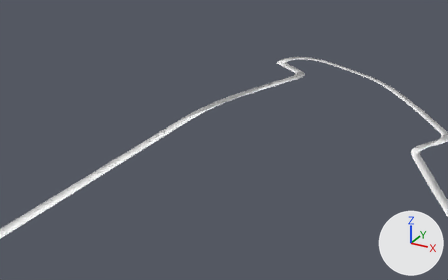
A saved change to the COLLADA model src/Sim/Sim/assets/circuit-gilles-villeneuve.dae.
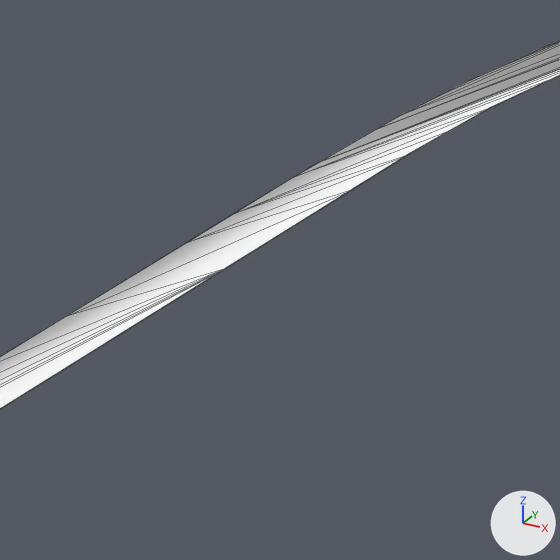
There are two pictures of each version: one from a camera (50 mm lens) standing at (424.0, 1044.0, 283.0) and looking at (93.0, 1646.0, -18.0), one close up on the part from 30% to 48% of the width and 34% to 64% of the height. Lighting does not change. The marker at lower right points along +X, +Y and +Z. The close-ups show mesh edges as thin lines. Where no turn or scale is listed for an object, it has been applied to the vertices.

Objects in the first close-up: 'group_0'.
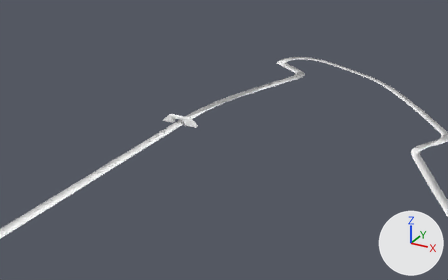
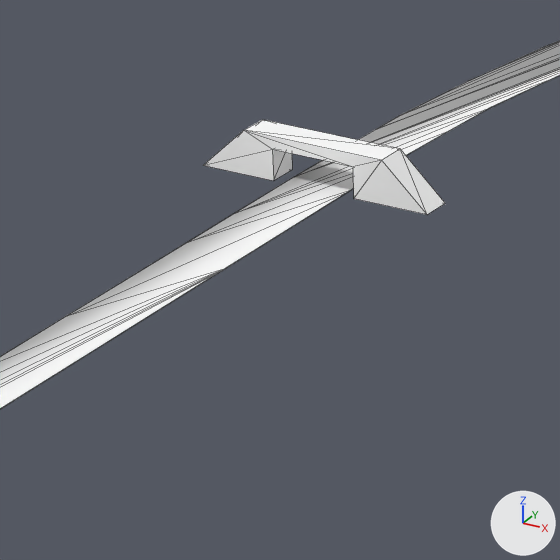
Where the change shows, as pixel boxes [x1, y1, x2, y2] in the close-ups (560 x 560 px):
'group_1', added
    after: [204, 120, 445, 215]

Edits to the bpy script that builds the scene:
```text
Add me_group_1:
    me_group_1.from_pydata([(-15.2, 6.3, 0.0), (0.0, 0.0, 0.0), (-15.2, 0.2, 0.0), (0.1, 6.1, 0.0), (-9.1, 6.2, 8.5), (-9.1, 0.1, 8.5), (-47.5, 0.5, 0.0), (-32.3, 0.3, 6.1), (-32.3, 0.3, 0.0), (-38.4, 0.4, 8.5), (-15.2, 0.2, 6.1), (-15.2, 6.3, 6.1), (-47.5, 6.6, 0.0), (-32.2, 6.4, 6.1), (-32.2, 6.4, 0.0), (-38.3, 6.5, 8.5)], [], [(0, 1, 2), (1, 0, 3), (1, 4, 5), (4, 1, 3), (7, 10, 9), (9, 10, 5), (10, 2, 5), (1, 5, 2), (9, 6, 7), (8, 7, 6), (11, 2, 0), (2, 11, 10), (12, 13, 14), (13, 12, 15), (0, 4, 3), (4, 0, 11), (4, 11, 15), (15, 11, 13), (15, 9, 4), (5, 4, 9), (13, 7, 11), (10, 11, 7), (7, 13, 8), (14, 8, 13), (6, 14, 8), (14, 6, 12), (15, 12, 9), (6, 9, 12)])
    me_group_1.materials.append(mat_steve_book)  # white #ffffff
Add ob_group_1:
    ob_group_1 = bpy.data.objects.new('group_1', me_group_1)
    ob_group_1.location = (65.5, 1626.0, 0.1)
```
